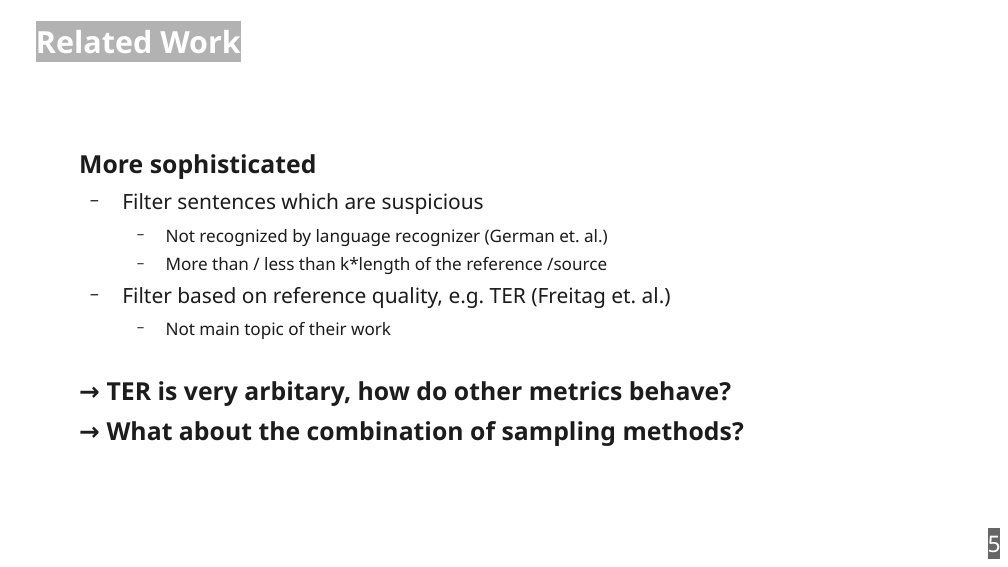
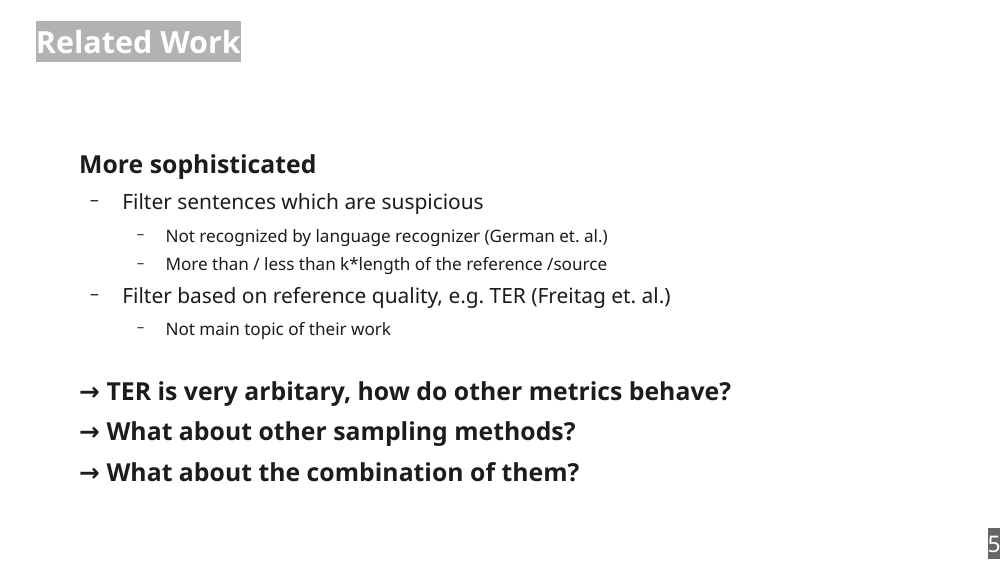
Before and after one commit to zouharvi/reference-mt-distill, a slide deck: slide 5 of meta/final_presentation.odp. Drawn at 1008x567 pixels with LibreOffice and Linux fonts; fonts in the diff are those of the drawing. Boxes give left, top, right and bottom in pixels: in the first picture for what was removed or moved away, otherwise in the second. Text is boxed around its words. In the diff, an @@ line names an element or a change of style, - is before the commit and + after.

```diff
--- a/meta/final_presentation.odp
+++ b/meta/final_presentation.odp
@@ text at <box>107,421,580,482</box>: text changed @@
-→ What about the combination of sampling methods?
+→ What about other sampling methods?
+→ What about the combination of them?
```
Also in this commit, not shown: 13 other slides changed.
